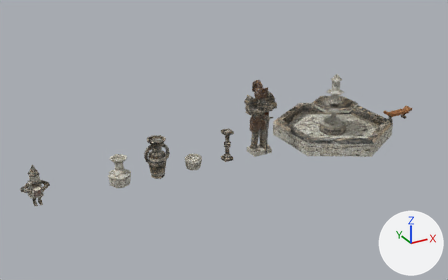
Before and after pictures for a commit that changed the Blender file Docs/Blends/CoisasDeJardim.blend.
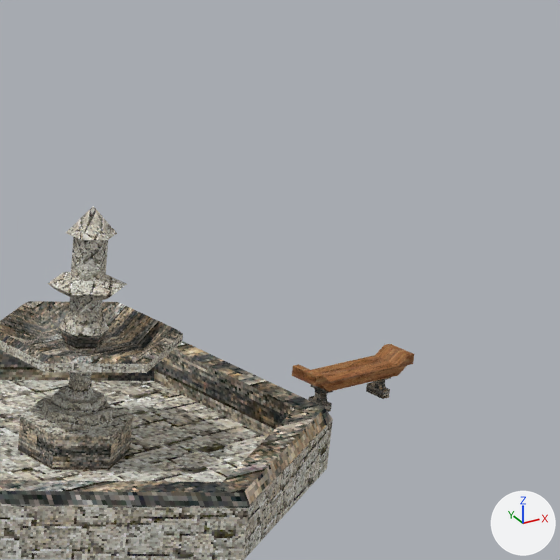
Each version appears first whole from a camera (50 mm lens) standing at (-2.3, -13.1, 7.14) and looking at (5.01, 0.19, 0.49), and next in a close-up on the part from 70% to 100% of the width and 9% to 56% of the height. Lighting does not change. The marker at lower right points along +X, +Y and +Z. The last two pictures show the newer version.

The scene before the commit, as lines of its bpy script (objects in view):
```python
me_cube_009 = bpy.data.meshes.new('Cube.009')
me_cube_009.from_pydata(...)  # 88 vertices, 82 faces; spans x -0.46..0.473, y -0.12..0.125, z 0.0..0.318
me_cube_009.polygons.foreach_set('use_smooth', [True] * 82)
me_cube_009.materials.append(mat_material)  # picture img_atlaschaos_png
me_cylinder_001 = bpy.data.meshes.new('Cylinder.001')
me_cylinder_001.from_pydata(...)  # 219 vertices, 225 faces; spans x -1.5..1.5, y -1.73..1.73, z 0.0..1.86
me_cylinder_001.polygons.foreach_set('use_smooth', [True] * 225)
me_cylinder_001.materials.append(mat_material)  # picture img_atlaschaos_png
ob_banco = bpy.data.objects.new('Banco', me_cube_009)
ob_banco.location = (11.0, 0.0, 0.0)
ob_fonte = bpy.data.objects.new('Fonte', me_cylinder_001)
ob_fonte.location = (8.5, 0.0, 0.0)
```
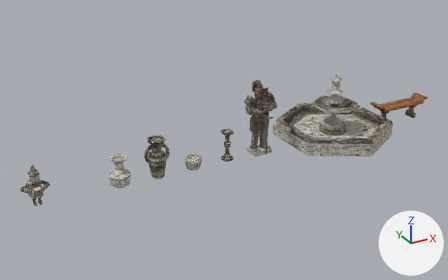
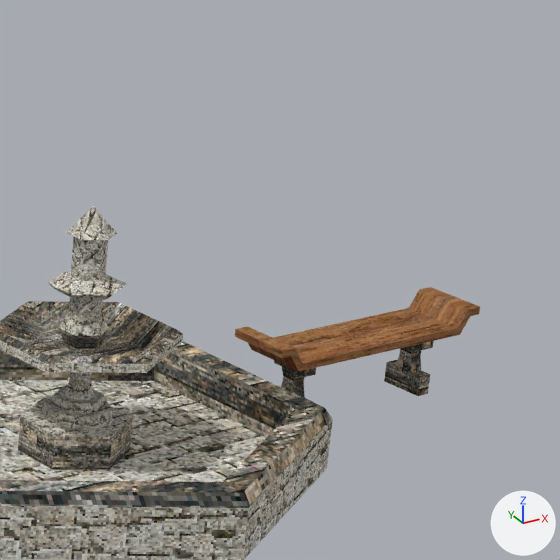
Location of each change, [x1, y1, x2, y2] in pixels of the close-ups (560 x 560 px; the box of a moved part takes in the faces that stretch with it):
'Banco', reshaped
    before: [292, 344, 414, 412]
    after: [235, 287, 480, 402]
part 1 of me_cube_009, moved or reshaped
    before: [308, 385, 333, 412]
    after: [274, 360, 316, 402]
part 2 of me_cube_009, moved or reshaped
    before: [366, 377, 391, 399]
    after: [384, 341, 433, 396]
part 3 of me_cube_009, moved or reshaped
    before: [292, 344, 414, 392]
    after: [235, 287, 480, 371]

The change in detail:
me_cube_009 is used by ob_banco; location (11.0, 0.0, 0.0).
me_cube_009 had 88 vertices, 82 faces and spanned x -0.46..0.473, y -0.12..0.125, z 0.0..0.318.
me_cube_009 now has 88 vertices, 82 faces and spans x -0.922..0.944, y -0.241..0.25, z 0.002..0.639.
me_cube_009 part 1: the loose piece of 32 vertices spanning x -0.311..-0.249, y -0.085..0.085, z 0.0..0.189 is scaled about its middle by (1.6, 2, 2.43), then moved by (-0.281, -0.001, 0.137).
me_cube_009 part 2: the loose piece of 32 vertices spanning x 0.249..0.311, y -0.085..0.085, z 0.0..0.189 is scaled about its middle by (1.6, 2, 2.43), then moved by (0.278, -0.001, 0.137).
me_cube_009 part 3: 24 of 88 vertices moved; they spanned x -0.46..0.473, y -0.12..0.125, z 0.178..0.318 and now span x -0.922..0.944, y -0.241..0.25, z 0.452..0.639; mean shift (0.005, 0.002, 0.308); largest move (0.473, 0.125, 0.243) -> (0.944, 0.25, 0.582).
